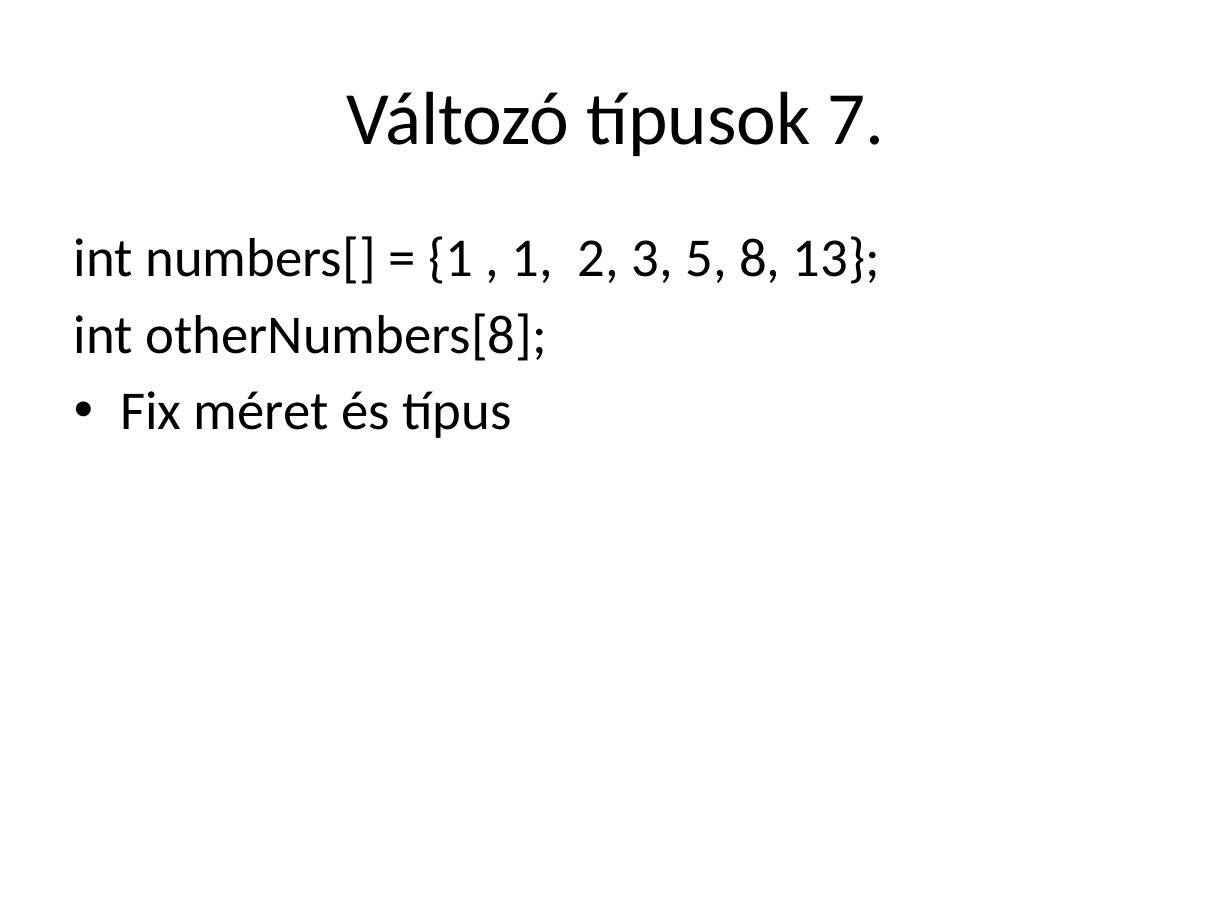
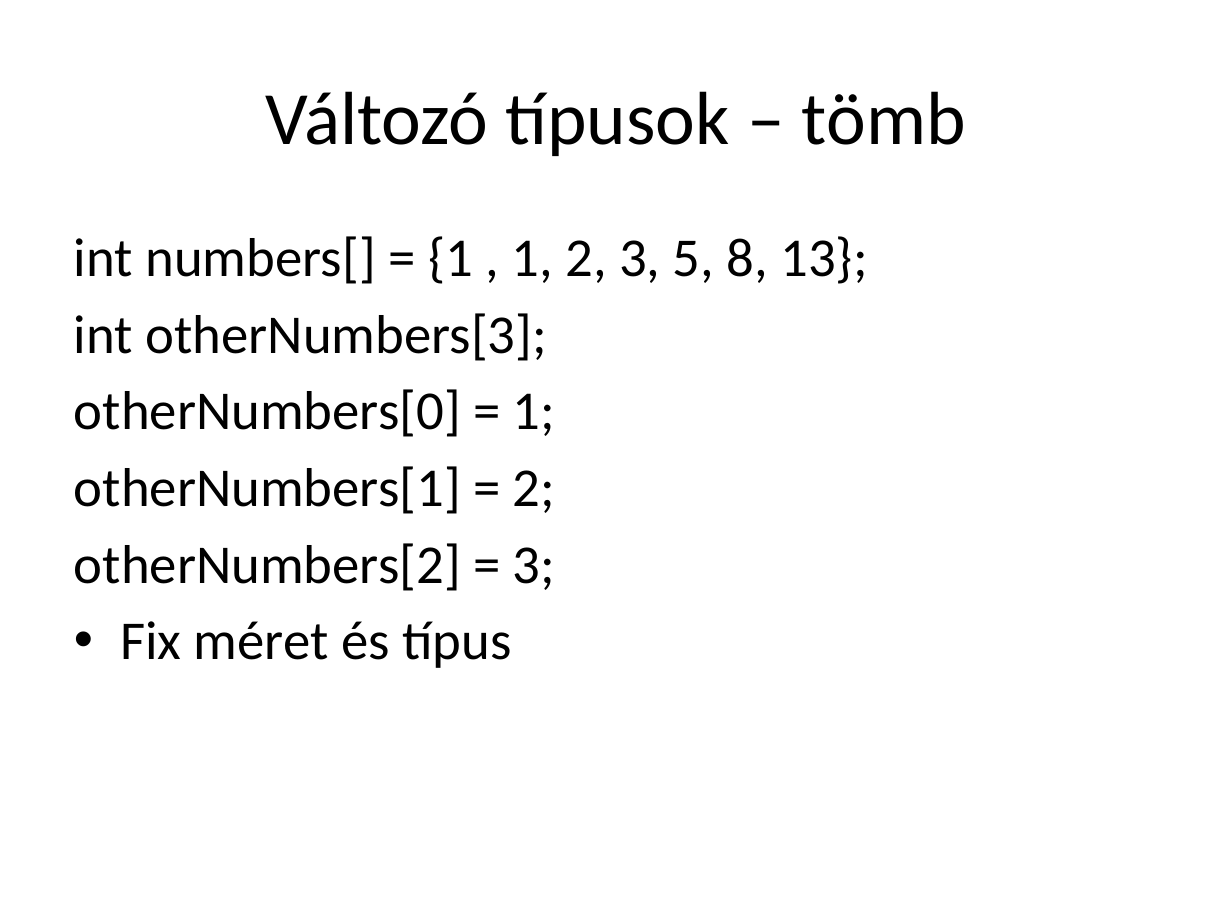
Before and after one commit to lajthabalazs/arduino, a slide deck: slide 28 of class/Arduino-cpp.pptx (slide 11 before the commit). Drawn at 1232x924 pixels with LibreOffice and Linux fonts; fonts in the diff are those of the drawing. Boxes give left, top, right and bottom in pixels: in the first picture for what was removed or moved away, otherwise in the second. Text is boxed around its words. In the diff, an @@ line names an element or a change of style, - is before the commit and + after.

```diff
--- a/class/Arduino-cpp.pptx
+++ b/class/Arduino-cpp.pptx
@@ title at (265,91,967,156): text changed @@
-Változó típusok 7.
+Változó típusok – tömb
@@ text at (74,313,555,591): text changed @@
-int otherNumbers[8];
+int otherNumbers[3];
+otherNumbers[0] = 1;
+otherNumbers[1] = 2;
+otherNumbers[2] = 3;
```
Also in this commit, not shown: 11 other slides changed, 24 slides added, 1 slide removed, 1 other file.
